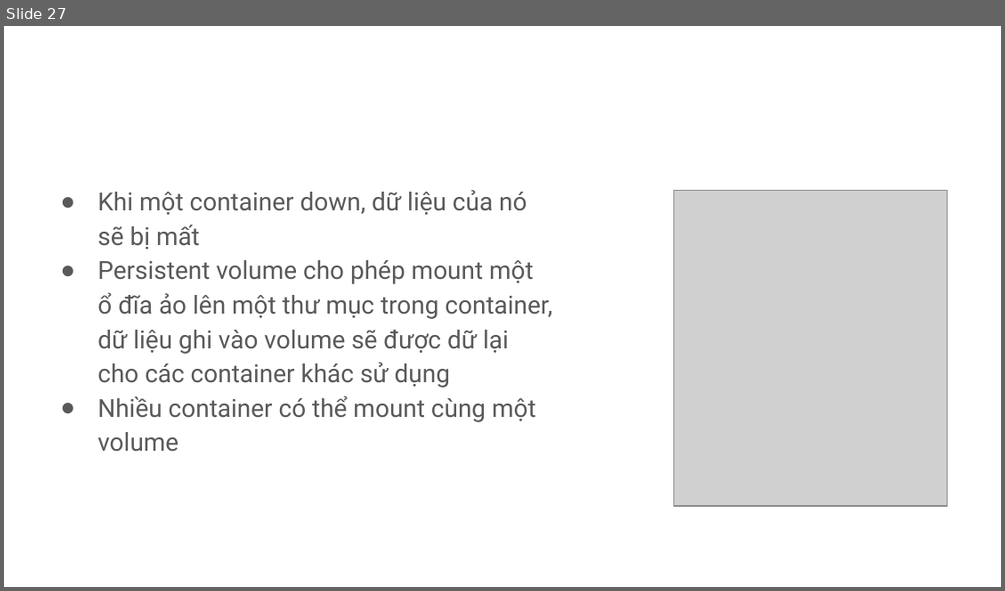
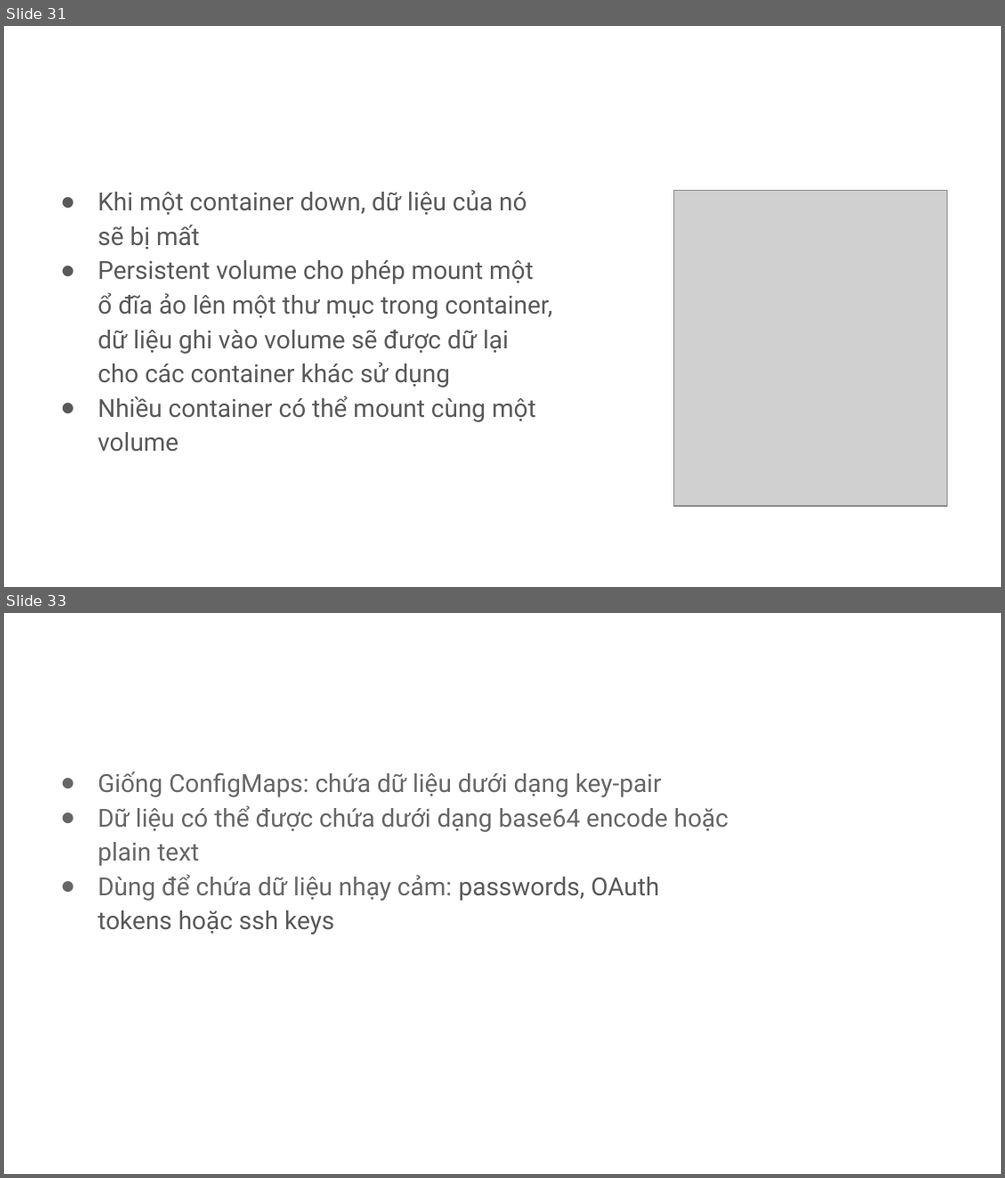
Before and after one commit to tungvt-my-personal-project/learn-kubernetes, a slide deck: slide-dao-tao/Kubernetes-cho-người-mới-bắt-đầu.pptx. Shown one above the other, each under a label of ours: slide 27 before the commit, slides 31 and 33 after it; the slides between them are not shown. The pictures are 1005x591 and 1005x1178 pixels, drawn with LibreOffice and Linux fonts; fonts in the diff are those of the drawing; grey boxes stand for pictures; background and template pictures are left out. Boxes give left, top, right and bottom in pixels: in the first picture for what was removed or moved away, otherwise in the second. Text is boxed around its words. In the diff, an @@ line names an element or a change of style, - is before the commit and + after.

```diff
--- a/slide-dao-tao/Kubernetes-cho-người-mới-bắt-đầu.pptx
+++ b/slide-dao-tao/Kubernetes-cho-người-mới-bắt-đầu.pptx
@@ slide 33 added at (4,613,1001,1174), background picture (left out) @@
@@ title added at (38,645,967,707), 28 pt, text #FFFFFF @@
+Secret
@@ text added at (97,771,728,934), 18 pt, text #666666 @@
+● Giống ConfigMaps: chứa dữ liệu dưới dạng key-pair
+● Dữ liệu có thể được chứa dưới dạng base64 encode hoặc plain text
+● Dùng để chứa dữ liệu nhạy cảm: passwords, OAuth tokens hoặc ssh keys
@@ what was slide 27 is now slide 31 @@
```
Also in this commit, not shown: 8 slides changed, 8 other slides added.
